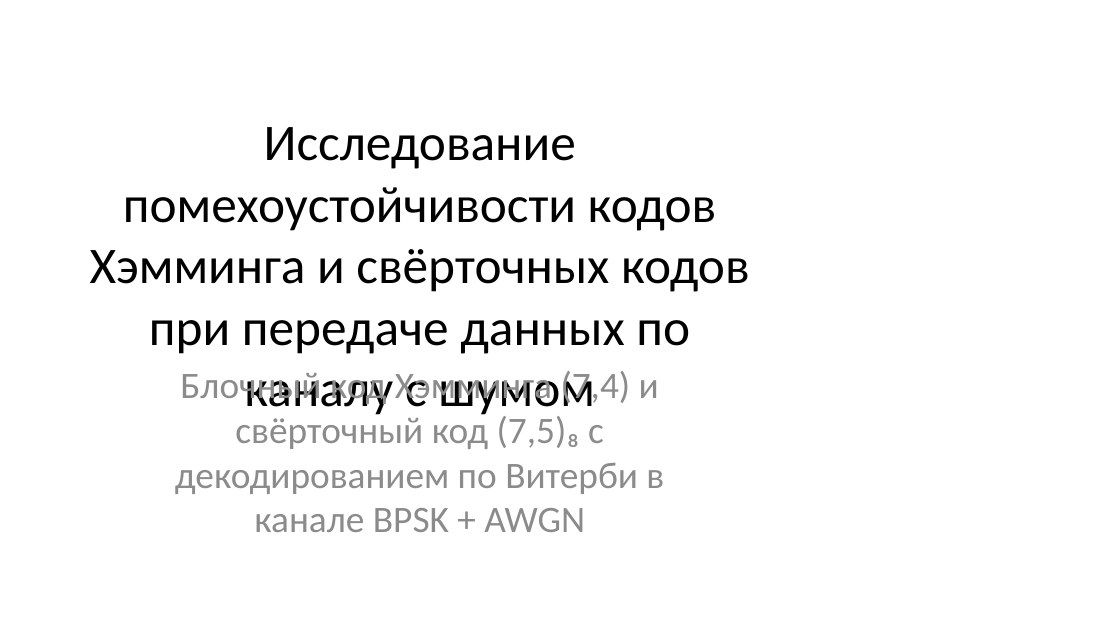
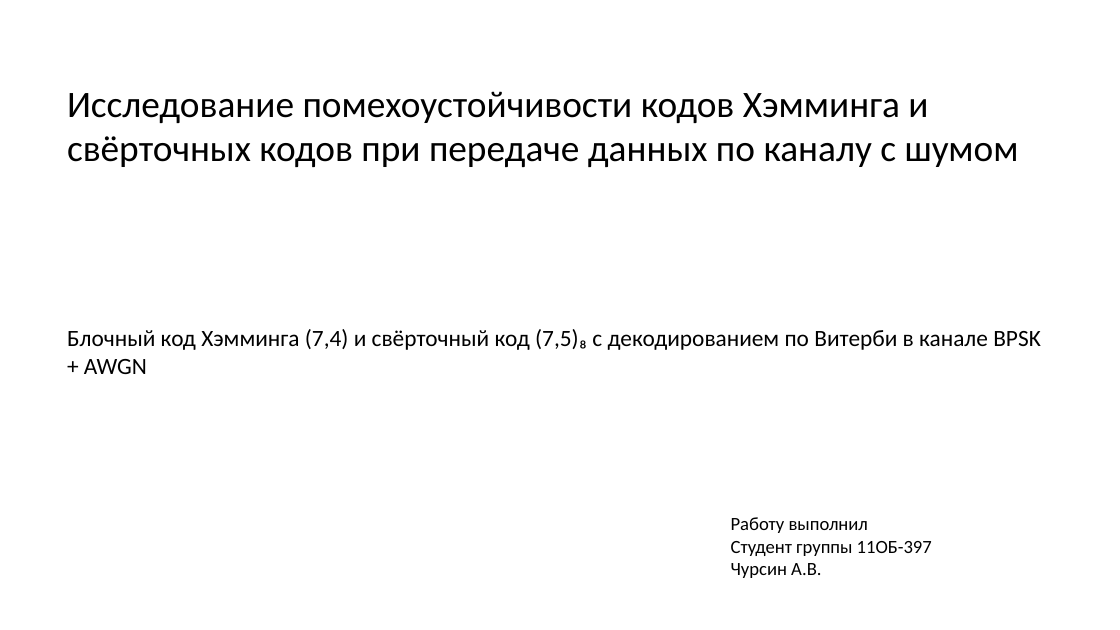
Before and after one commit to FaHaT-TM/Hamming-code, a slide deck: slide 1 of docs/presentation/defense_presentation.pptx. Drawn at 1120x630 pixels with LibreOffice and Linux fonts; fonts in the diff are those of the drawing. Boxes give left, top, right and bottom in pixels: in the first picture for what was removed or moved away, otherwise in the second. Text is boxed around its words. In the diff, an @@ line names an element or a change of style, - is before the commit and + after.

Commit message:
presentation: исправлен титульный слайд, добавлена подпись автора

```diff
--- a/docs/presentation/defense_presentation.pptx
+++ b/docs/presentation/defense_presentation.pptx
@@ text "Исследование помехоустойчивости кодов Хэмминга и ...": place and size @@
-text "Исследование помехоустойчивости кодов Хэмминга и ..." at [90, 127, 750, 419]
+text "Исследование помехоустойчивости кодов Хэмминга и ..." at [67, 91, 1019, 167]
@@ text "Исследование помехоустойчивости кодов Хэмминга и ..." at [67, 91, 1019, 167]: size 44 to 32 pt; alignment centre to left; vertical alignment middle to top @@
@@ text "Блочный код Хэмминга (7,4) и ...": place and size @@
-text "Блочный код Хэмминга (7,4) и ..." at [175, 371, 664, 532]
+text "Блочный код Хэмминга (7,4) и ..." at [67, 329, 1041, 374]
@@ text "Блочный код Хэмминга (7,4) и ..." at [67, 329, 1041, 374]: size 32 to 20 pt, text colour #8C8C8C to #000000; alignment centre to left; less space between paragraphs @@
@@ text added at [731, 517, 932, 578], 16 pt, text #000000 @@
+Работу выполнил
+Студент группы 11ОБ-397
+Чурсин А.В.
```
Also in this commit, not shown: 1 other file.
